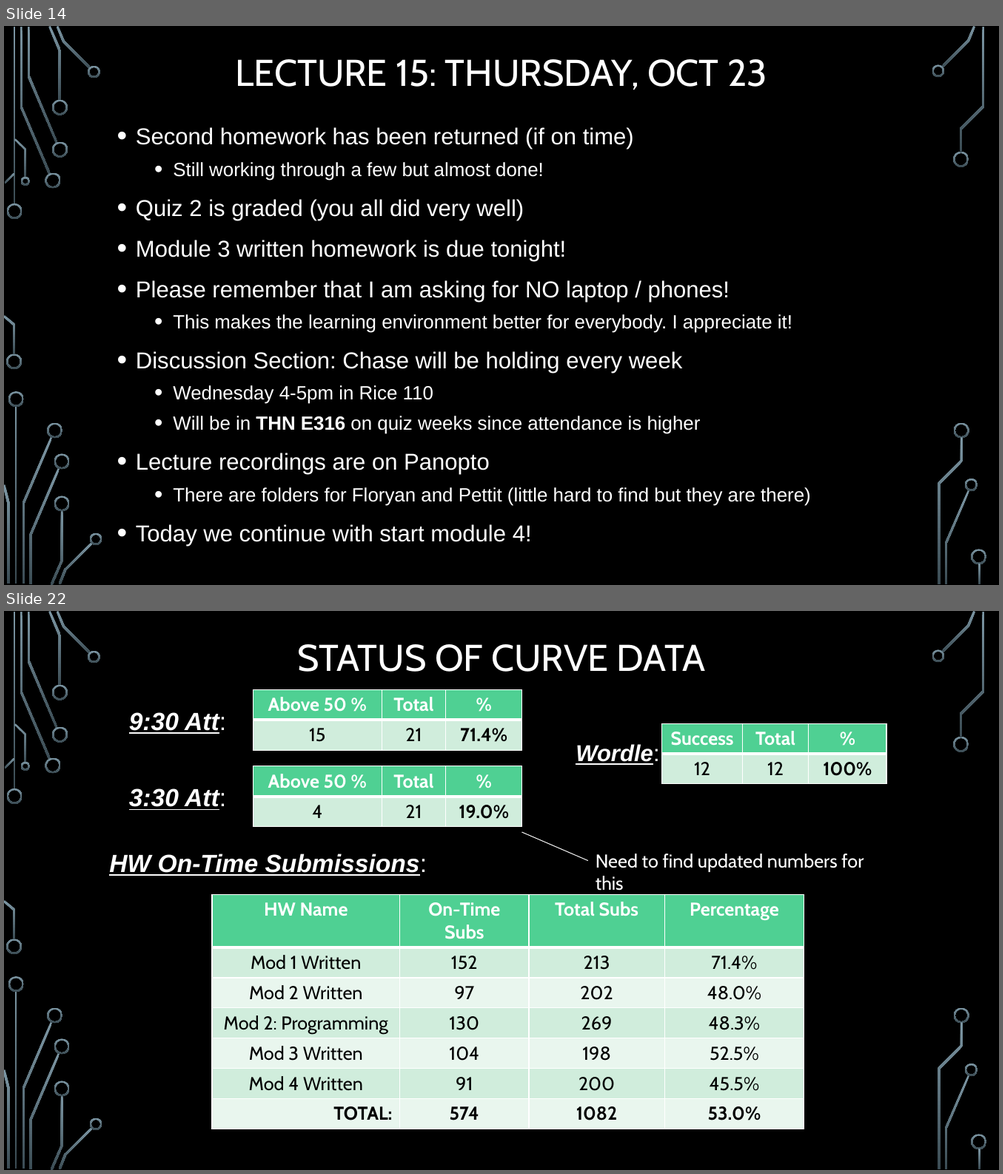
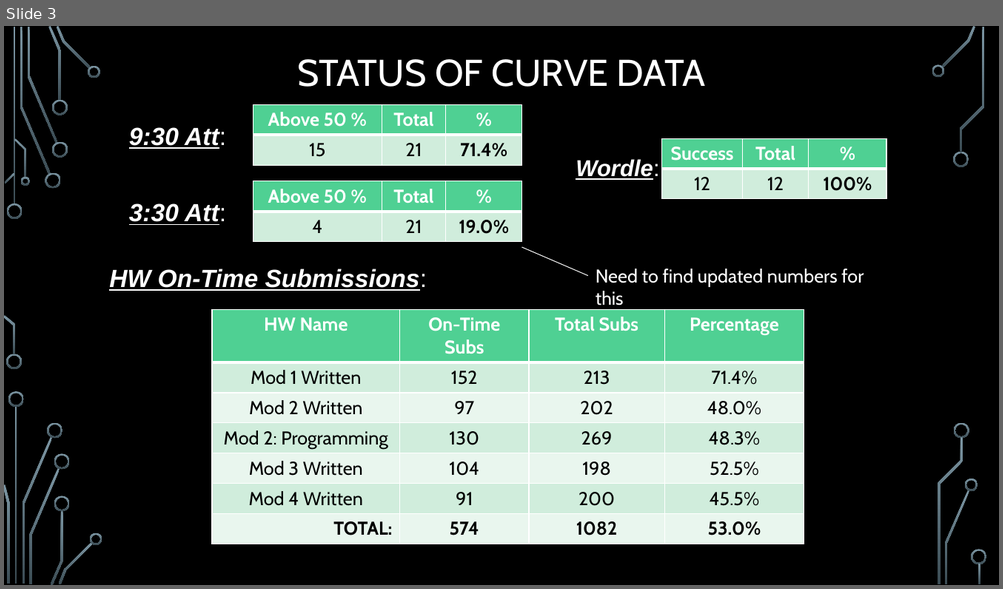
Before and after one commit to markfloryan/dmt2, a slide deck: slides/00-DailyAnnouncements.pptx. Shown one above the other, each under a label of ours: slides 14 and 22 before the commit, slide 3 after it; the slides between them are not shown. The pictures are 1003x1174 and 1003x589 pixels, drawn with LibreOffice and Linux fonts; fonts in the diff are those of the drawing; background and template pictures are left out. Boxes give left, top, right and bottom in pixels: in the first picture for what was removed or moved away, otherwise in the second. Text is boxed around its words. In the diff, an @@ line names an element or a change of style, - is before the commit and + after.

```diff
--- a/slides/00-DailyAnnouncements.pptx
+++ b/slides/00-DailyAnnouncements.pptx
@@ slide 14 removed at bbox=[4, 26, 999, 585], background picture (left out); not listed: 36 template elements that a slide beside it also shows @@
@@ title removed at bbox=[235, 59, 767, 90] @@
-LECTURE 15: THURSDAY, OCT 23
@@ text removed at bbox=[136, 127, 811, 546] @@
-• Second homework has been returned (if on time)
-  • Still working through a few but almost done!
-• Quiz 2 is graded (you all did very well)
-• Module 3 written homework is due tonight!
-• Please remember that I am asking for NO laptop / phones!
-  • This makes the learning environment better for everybody. I appreciate it!
-• Discussion Section: Chase will be holding every week
-  • Wednesday 4-5pm in Rice 110
-  • Will be in THN E316 on quiz weeks since attendance is higher
-• Lecture recordings are on Panopto
-  • There are folders for Floryan and Pettit (little hard to find but they are there)
-• Today we continue with start module 4!
@@ what was slide 22 is now slide 3 @@
```
Also in this commit, not shown: 1 slide changed, 18 other slides removed, 1 other file.
